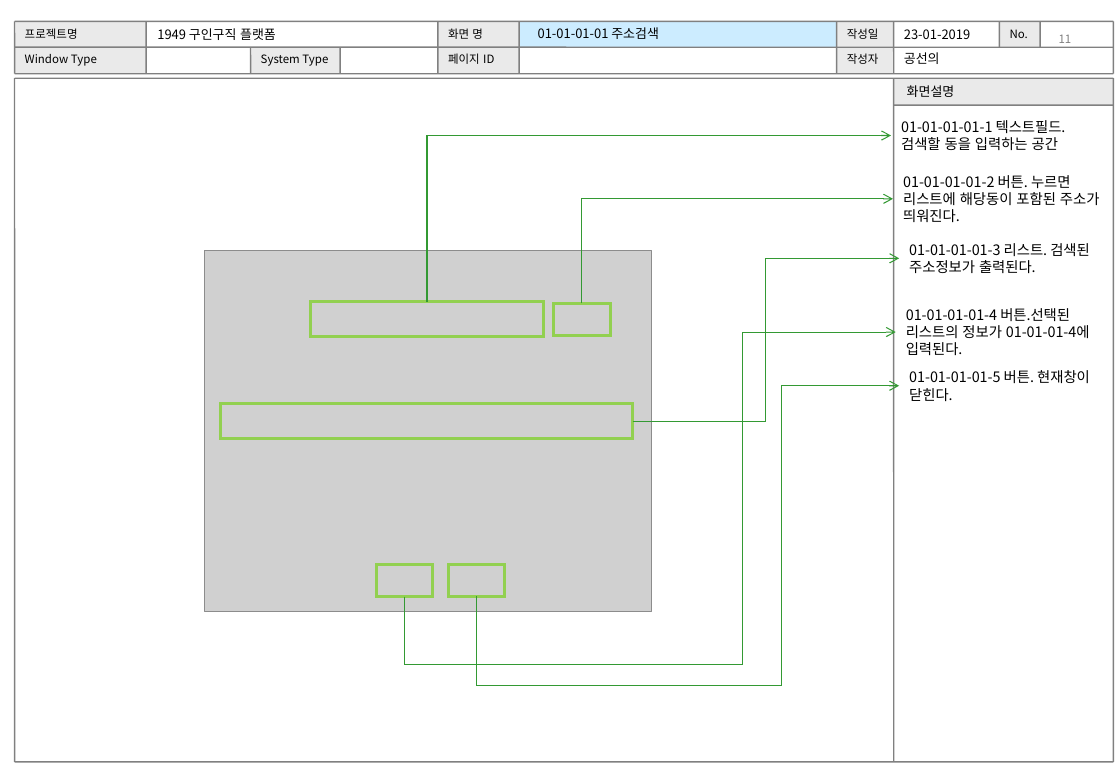
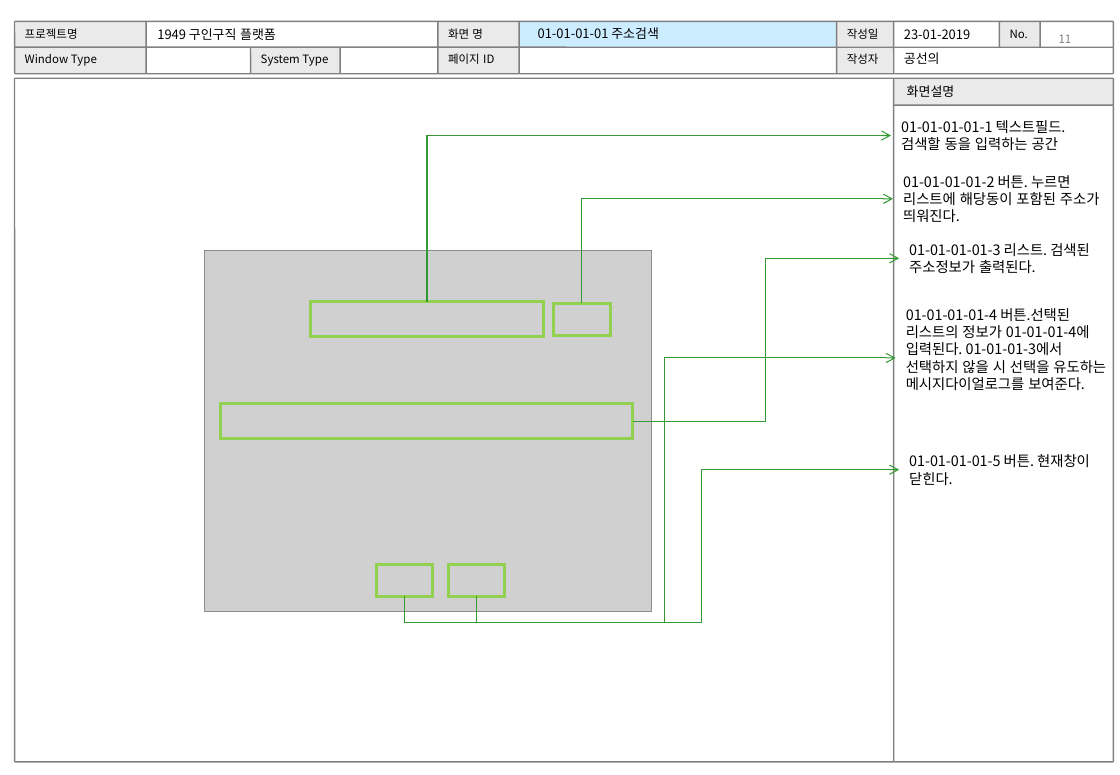
Before and after one commit to WABA82/1949, a slide deck: slide 11 of 02.설계/UI 설계서(초안)_.ppt. Drawn at 1120x775 pixels with LibreOffice and Linux fonts; fonts in the diff are those of the drawing; grey boxes stand for pictures. Boxes give left, top, right and bottom in pixels: in the first picture for what was removed or moved away, otherwise in the second. Text is boxed around its words. In the diff, an @@ line names an element or a change of style, - is before the commit and + after.

```diff
--- a/02.설계/UI 설계서(초안)_.ppt
+++ b/02.설계/UI 설계서(초안)_.ppt
@@ text at (x1=906, y1=308, x2=1106, y2=390): text changed @@
-01-01-01-01-4 버튼.선택된 리스트의 정보가 01-01-01-4에 입력된다.
+01-01-01-01-4 버튼.선택된 리스트의 정보가 01-01-01-4에 입력된다. 01-01-01-3에서 선택하지 않을 시 선택을 유도하는 메시지다이얼로그를 보여준다.
@@ elbow arrow moved from (404, 596) - (896, 332) to (404, 596) - (896, 357) @@
@@ text "01-01-01-01-5 버튼. 현재창이 닫힌다." moved from (x1=909, y1=370, x2=1090, y2=401) to (x1=909, y1=454, x2=1090, y2=485) @@
@@ elbow arrow moved from (476, 596) - (899, 385) to (476, 596) - (899, 470) @@
```
Also in this commit, not shown: 22 other slides changed.
